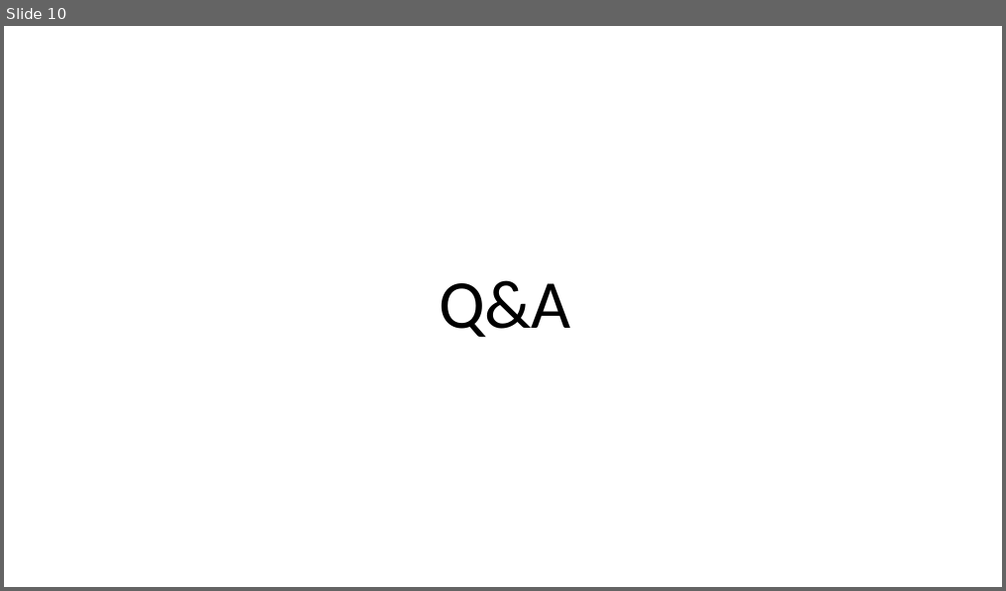
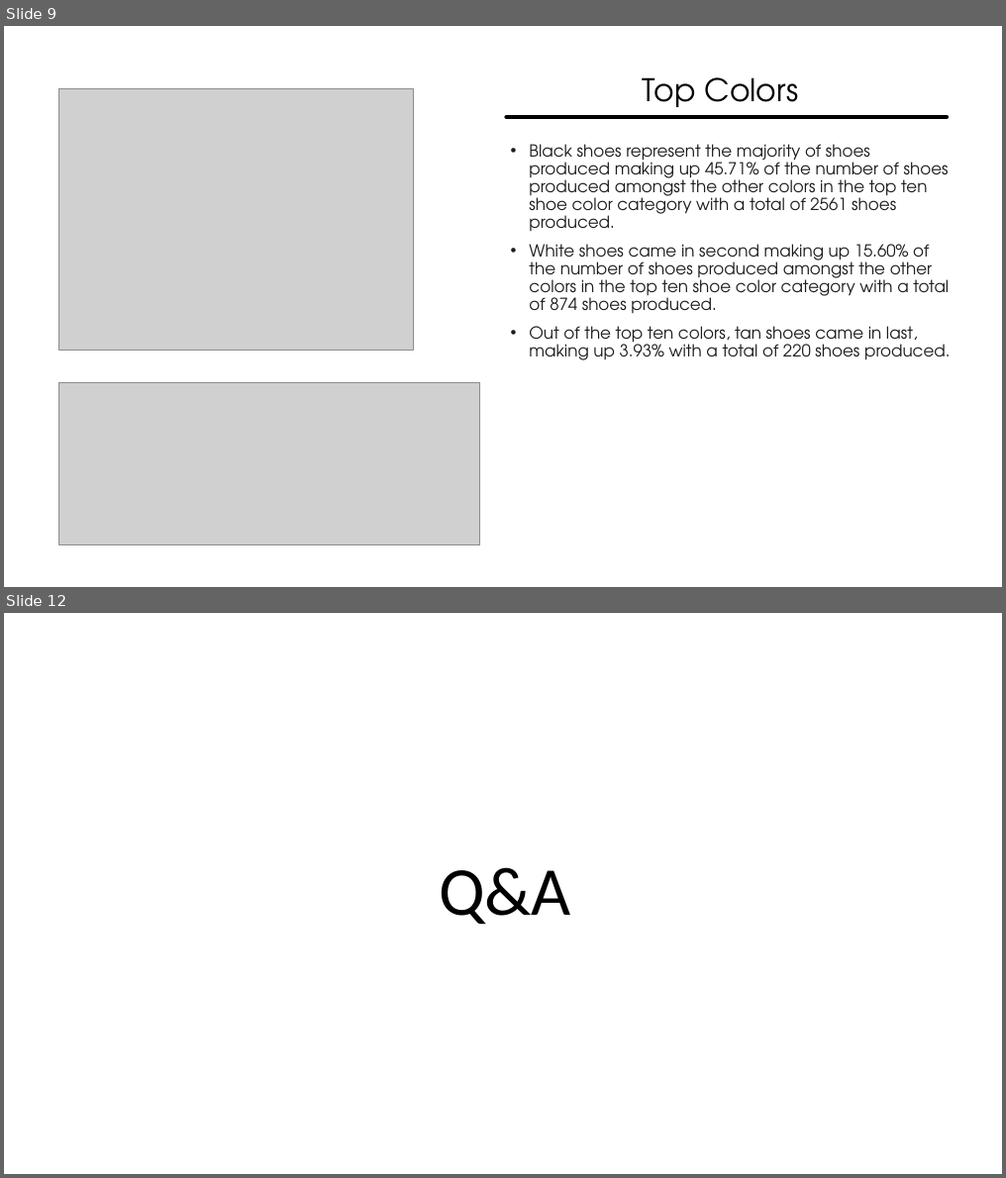
Before and after one commit to rjharris2020/Project_1, a slide deck: ShoesGalore_Presentation_FinalCopy.pptx. Shown one above the other, each under a label of ours: slide 10 before the commit, slides 9 and 12 after it; the slides between them are not shown. The pictures are 1006x591 and 1006x1178 pixels, drawn with LibreOffice and Linux fonts; fonts in the diff are those of the drawing; grey boxes stand for pictures; background and template pictures are left out. Boxes give left, top, right and bottom in pixels: in the first picture for what was removed or moved away, otherwise in the second. Text is boxed around its words. In the diff, an @@ line names an element or a change of style, - is before the commit and + after.

```diff
--- a/ShoesGalore_Presentation_FinalCopy.pptx
+++ b/ShoesGalore_Presentation_FinalCopy.pptx
@@ slide 9 added at [4,26,1002,587], background #FFFFFF @@
@@ title added at [643,77,798,117], 30 pt, text #000000 @@
+Top Colors
@@ picture added at [59,89,414,350] @@
@@ line added from (506, 117) to (946, 117), #000000 4 pt @@
@@ text added at [529,144,949,361], 16 pt, text #1D1C1D @@
+• Black shoes represent the majority of shoes produced making up 45.71% of the number of shoes produced amongst the other colors in the top ten shoe color category with a total of 2561 shoes produced.
+• White shoes came in second making up 15.60% of the number of shoes produced amongst the other colors in the top ten shoe color category with a total of 874 shoes produced.
+• Out of the top ten colors, tan shoes came in last, making up 3.93% with a total of 220 shoes produced.
@@ picture added at [59,382,480,546] @@
@@ what was slide 10 is now slide 12 @@
```
Also in this commit, not shown: 7 slides changed, 1 other slide added.
